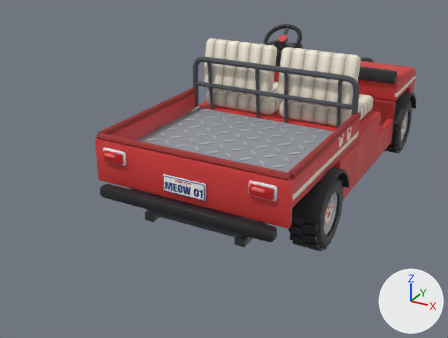
Renders of the Blender file assets/caddy/caddy.blend from each side of a commit.
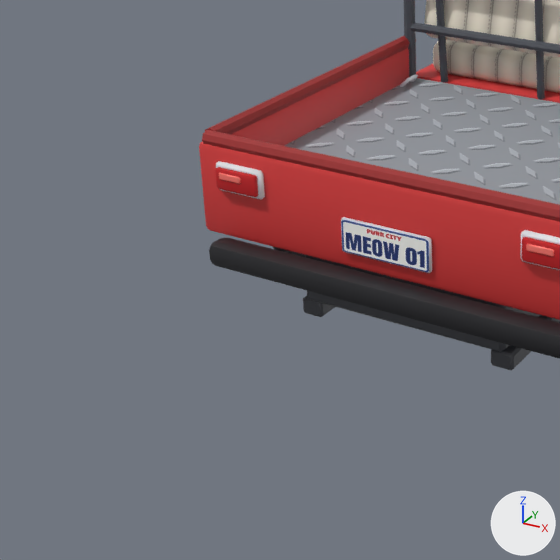
Each version appears first whole from a 50 mm lens placed at (6.32, -14.96, 7.32), pointed at (-0.49, -2.57, 1.12), and next in a close-up on the part from 0% to 60% of the width and 21% to 100% of the height. Arrows for +X, +Y and +Z are at lower right; the lights stay in place. The first two pictures are the older version.

The first close-up shows 'Body' and 1 more.
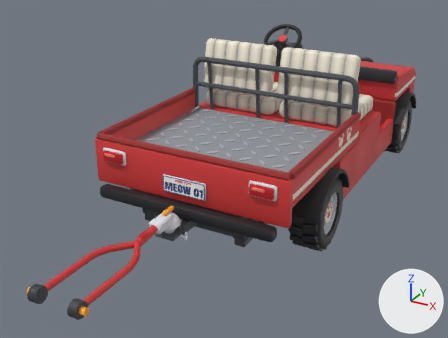
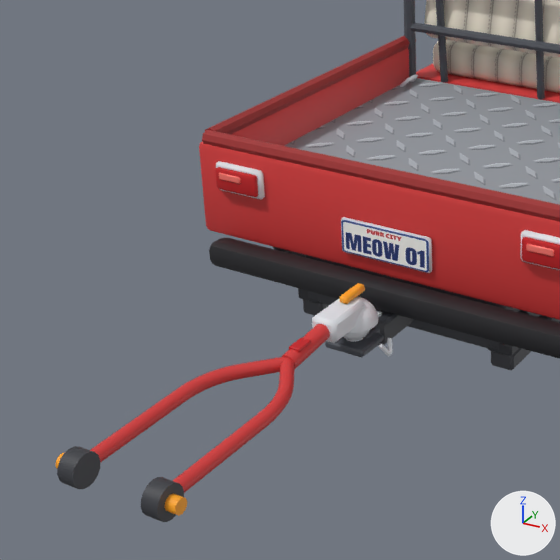
Pixel boxes (x1, y1, x2, y2) of what changed, in the close-ups (560 x 560 px):
'TowBar', added
    after: (55, 283, 379, 522)
'TowHitch', added
    after: (298, 288, 529, 358)

The change, as a list of edits to the scene's bpy script:
```text
Add me_towbar:
    me_towbar.from_pydata(...)  # 606 vertices, 558 faces; spans x -0.6..0.6, y -1.8..1.8, z -0.18..0.18
    me_towbar.polygons.foreach_set('use_smooth', [True] * 558)
    me_towbar.materials.append(mat_caddymat)  # picture img_caddy_texture_red_png
Add me_towhitch:
    me_towhitch.from_pydata(...)  # 474 vertices, 482 faces; spans x -1.3..1.3, y -0.71..0.72, z -0.31..0.31
    me_towhitch.polygons.foreach_set('use_smooth', [True] * 482)
    me_towhitch.materials.append(mat_caddymat)  # picture img_caddy_texture_red_png
Add ob_towbar:
    ob_towbar = bpy.data.objects.new('TowBar', me_towbar)
    ob_towbar.location = (0.0, -7.34, 1.41)
Add ob_towhitch:
    ob_towhitch = bpy.data.objects.new('TowHitch', me_towhitch)
    ob_towhitch.location = (0.0, -5.26, 1.09)
```
